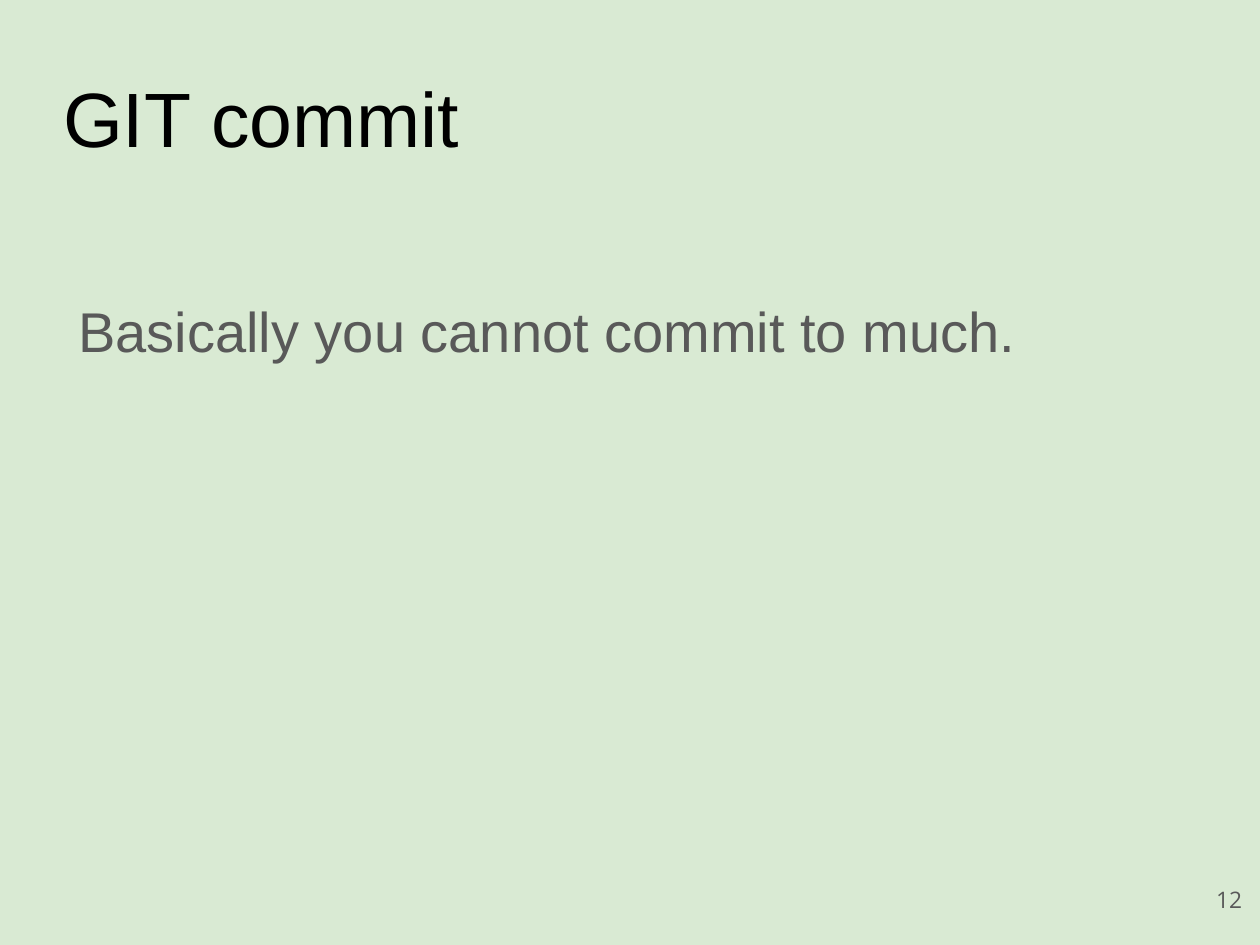
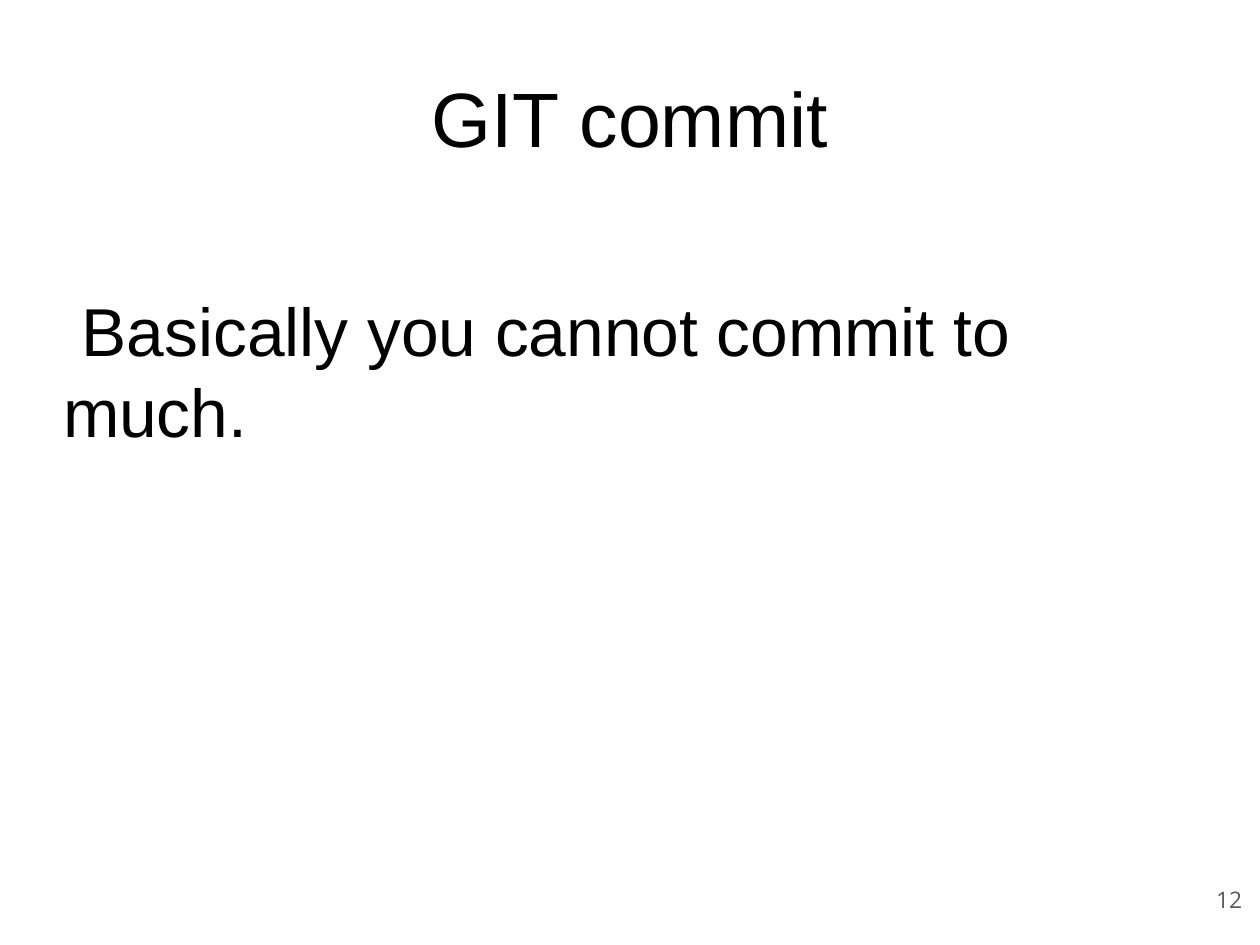
Before and after one commit to rickvek/Workshop-GIT, a slide deck: slide 12 of Git-Workshop.odp. Drawn at 1260x945 pixels with LibreOffice and Linux fonts; fonts in the diff are those of the drawing. Boxes give left, top, right and bottom in pixels: in the first picture for what was removed or moved away, otherwise in the second. Text is boxed around its words. In the diff, an @@ line names an element or a change of style, - is before the commit and + after.

```diff
--- a/Git-Workshop.odp
+++ b/Git-Workshop.odp
@@ background #D9EAD3 to #FFFFFF @@
@@ title "GIT commit" at box(432, 91, 828, 148): alignment left to centre @@
@@ text "Basically you cannot commit to ..." at box(63, 307, 1009, 438): size 32 to 38.7 pt, text colour #595959 to #000000; line spacing 1.15 to 1; more space between paragraphs @@
```
Also in this commit, not shown: 35 other slides changed, 1 slide added, 2 other files.
